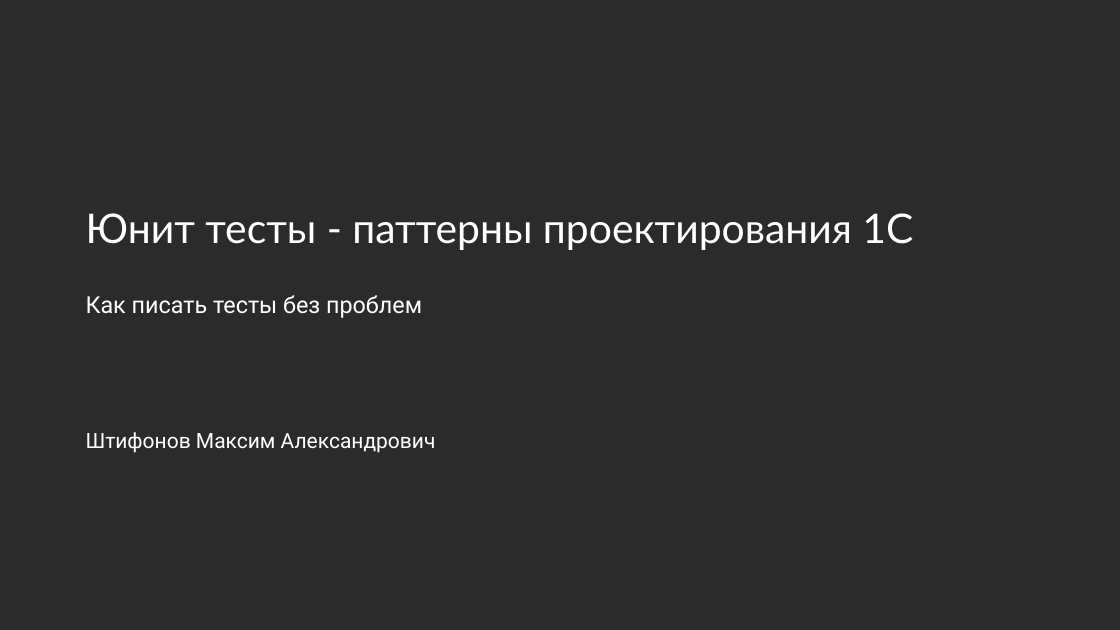
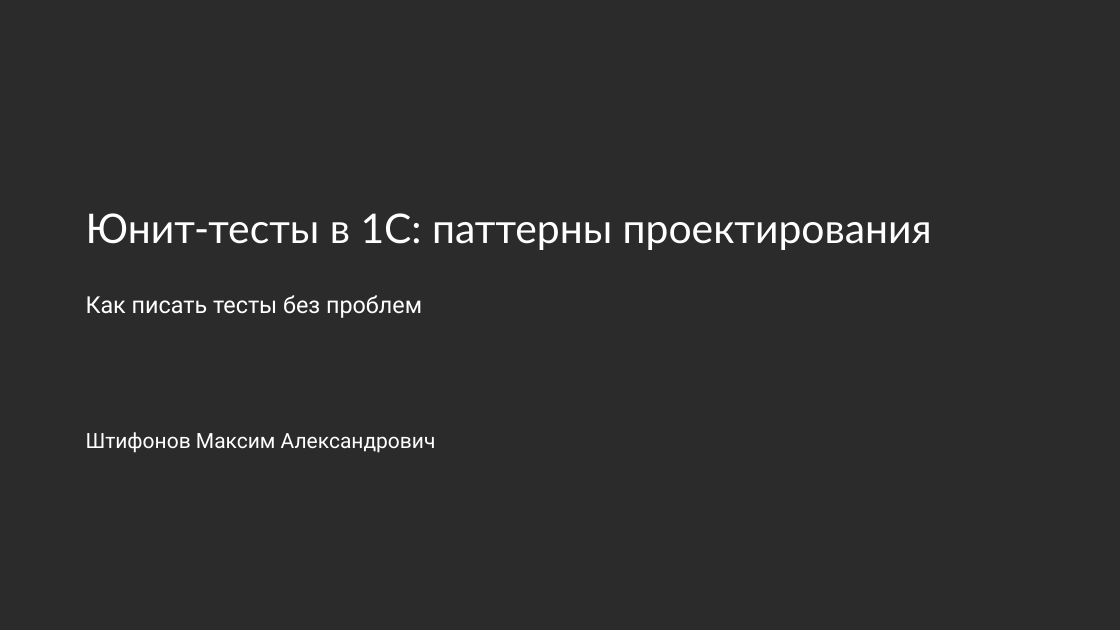
Before and after one commit to LhgDead/1c-unit-testing-presentation, a slide deck: slide 1 of unit-testing-1c.pptx. Drawn at 1120x630 pixels with LibreOffice and Linux fonts; fonts in the diff are those of the drawing; background and template pictures are left out; a plain dark background stands for a picture behind light text. Boxes give left, top, right and bottom in pixels: in the first picture for what was removed or moved away, otherwise in the second. Text is boxed around its words. In the diff, an @@ line names an element or a change of style, - is before the commit and + after.

Commit message:
Update presentation title

```diff
--- a/unit-testing-1c.pptx
+++ b/unit-testing-1c.pptx
@@ title at [86,213,932,250]: text changed @@
-Юнит тесты - паттерны проектирования 1С
+Юнит-тесты в 1С: паттерны проектирования
```
Also in this commit, not shown: 4 other files.
